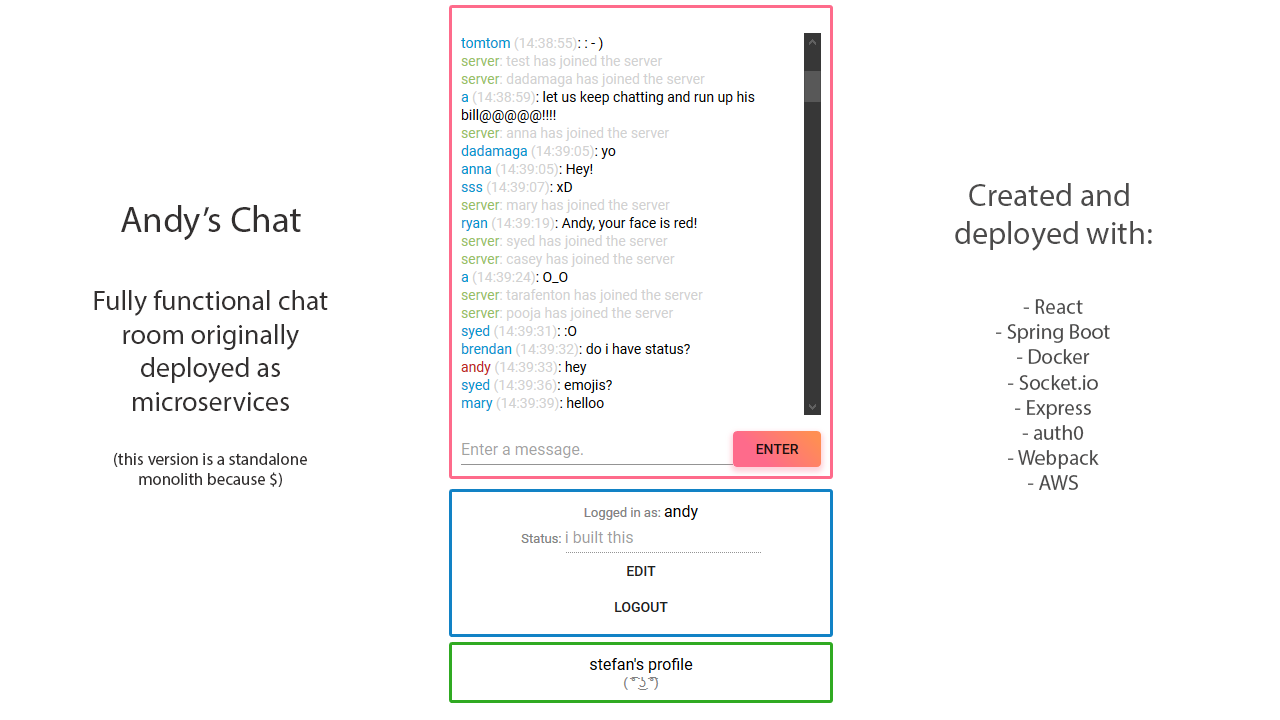
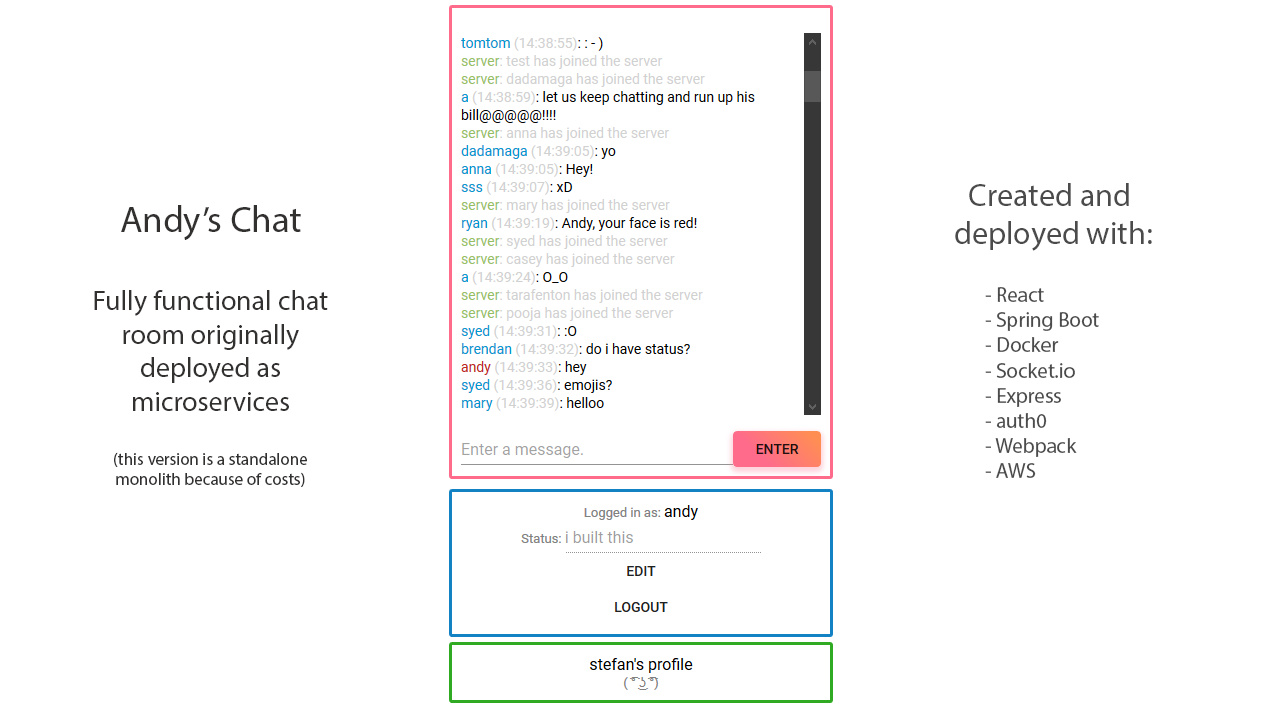
Layered file, before and after one edit (1280px x 720px). Changes by layer:
painted on "Andy’s Chat Fully functional chat room originally deployed as" over [116, 472, 305, 487]
added layer "- React - Spring Boot - Docker - Socket.io - Express - auth0 -" above "Created and deployed with:" over [985, 287, 1099, 478]
renamed "Created and deployed with: - React - Spring Boot - Docker - S" to "Created and deployed with:", painted on it over [985, 287, 1110, 490]
